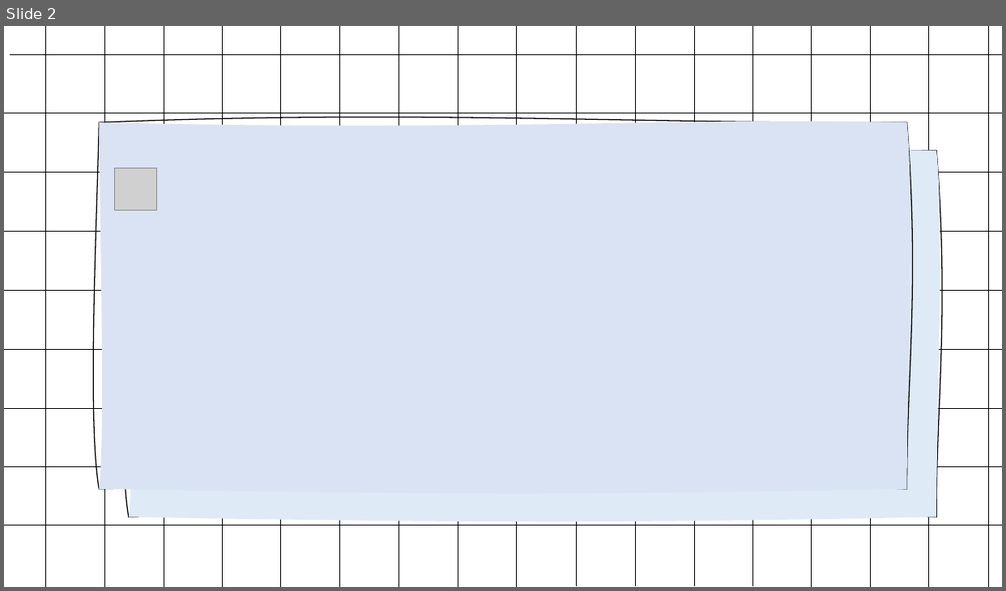
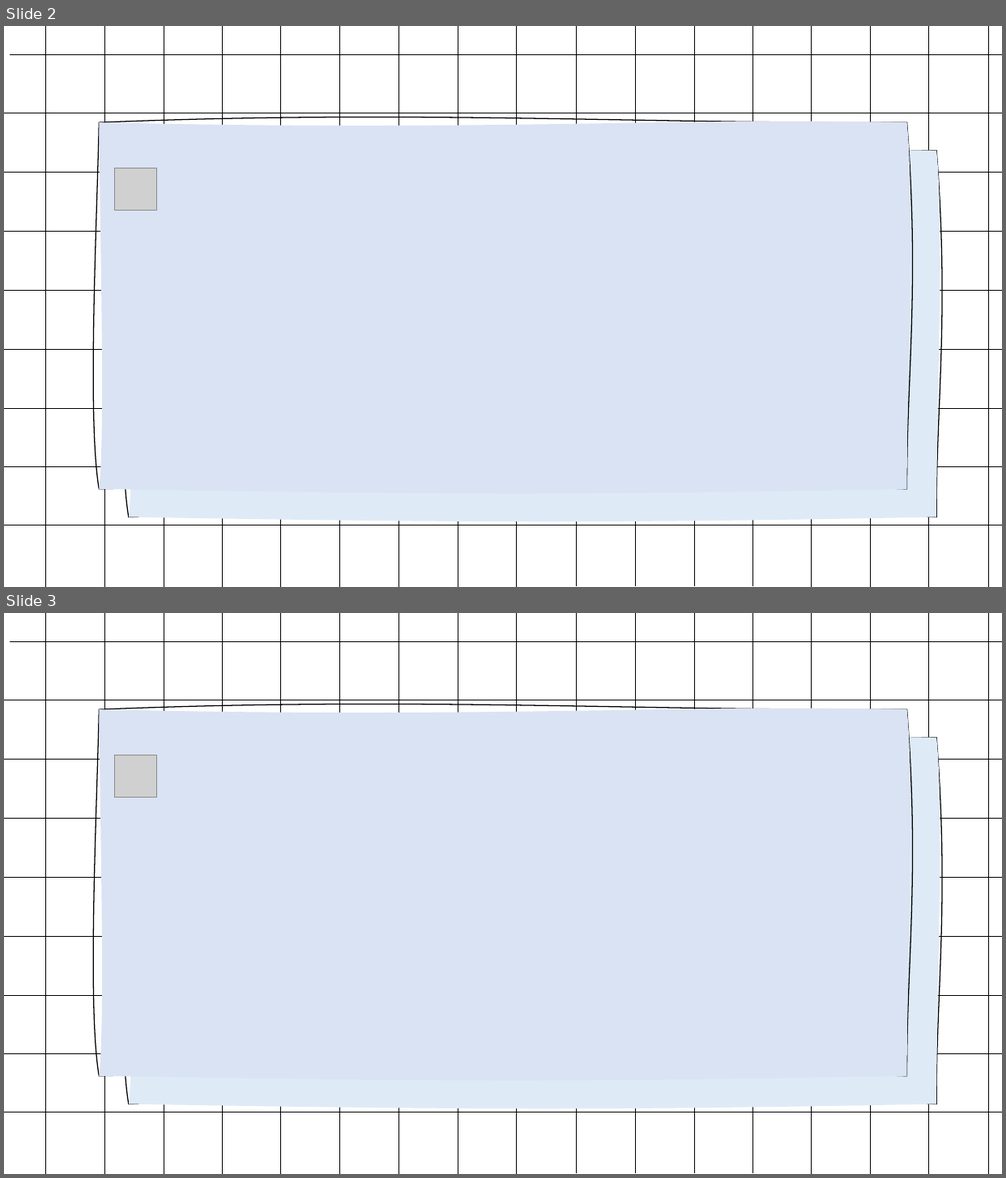
Before and after one commit to lysakalenushka-hash/-, a slide deck: presentations/2.1_Klassifikaciya_ViOPF.pptx. Shown one above the other, each under a label of ours: slide 2 before the commit, slides 2 and 3 after it. The pictures are 1006x591 and 1006x1178 pixels, drawn with LibreOffice and Linux fonts; fonts in the diff are those of the drawing; grey boxes stand for pictures. Boxes give left, top, right and bottom in pixels: in the first picture for what was removed or moved away, otherwise in the second. Text is boxed around its words. In the diff, an @@ line names an element or a change of style, - is before the commit and + after.

```diff
--- a/presentations/2.1_Klassifikaciya_ViOPF.pptx
+++ b/presentations/2.1_Klassifikaciya_ViOPF.pptx
@@ slide 3 added at bbox=[4, 613, 1002, 1174], background #FFFFFF @@
@@ group added at bbox=[4, 613, 1002, 1174]: 27 lines @@
@@ freeform shape added at bbox=[99, 709, 907, 1076], fill #DAE3F3, outline #000000 1 pt @@
@@ picture added at bbox=[115, 756, 157, 797] @@
@@ freeform shape added at bbox=[129, 738, 937, 1105], fill #DEEBF7, outline #000000 1 pt @@
```
